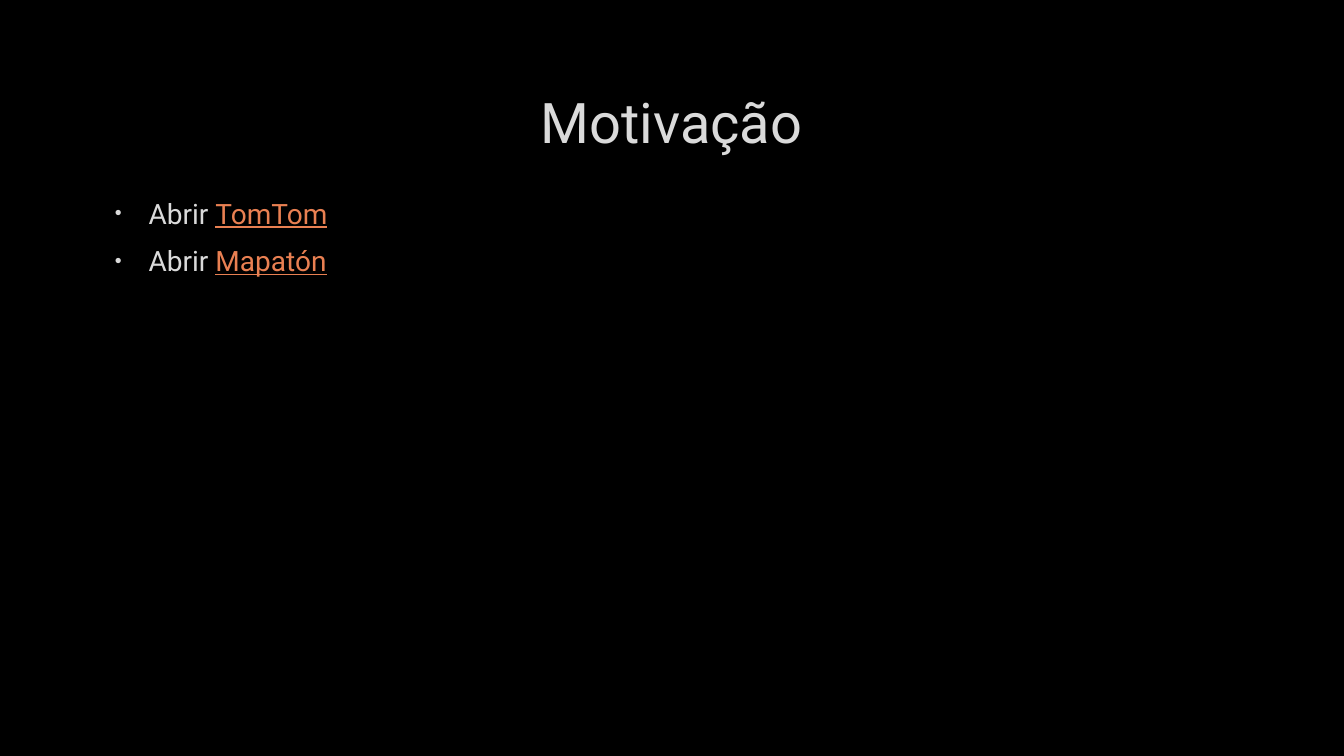
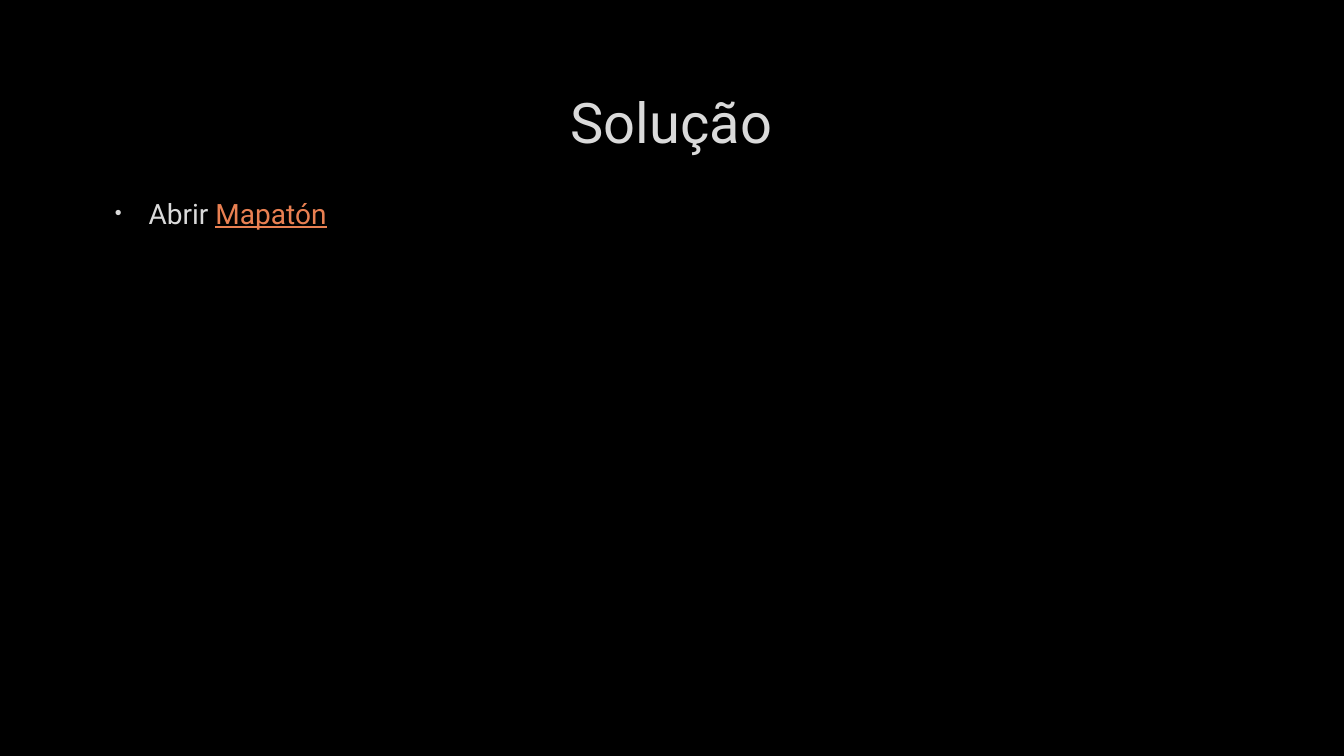
Before and after one commit to whschettert/ACO-Algorithm-for-Shortest-Path, a slide deck: slide 4 of Um Algoritmo de Colônia de Formigas para Otimização.pptx (slide 3 before the commit). Drawn at 1344x756 pixels with LibreOffice and Linux fonts; fonts in the diff are those of the drawing; background and template pictures are left out. Boxes give left, top, right and bottom in pixels: in the first picture for what was removed or moved away, otherwise in the second. Text is boxed around its words. In the diff, an @@ line names an element or a change of style, - is before the commit and + after.

```diff
--- a/Um Algoritmo de Colônia de Formigas para Otimização.pptx
+++ b/Um Algoritmo de Colônia de Formigas para Otimização.pptx
@@ title at box(571, 101, 772, 155): text changed @@
-Motivação
+Solução
@@ text at box(149, 203, 327, 228): paragraph removed @@
-• Abrir TomTom
```
Also in this commit, not shown: 1 other slide changed, 15 slides added, 2 slides removed.
